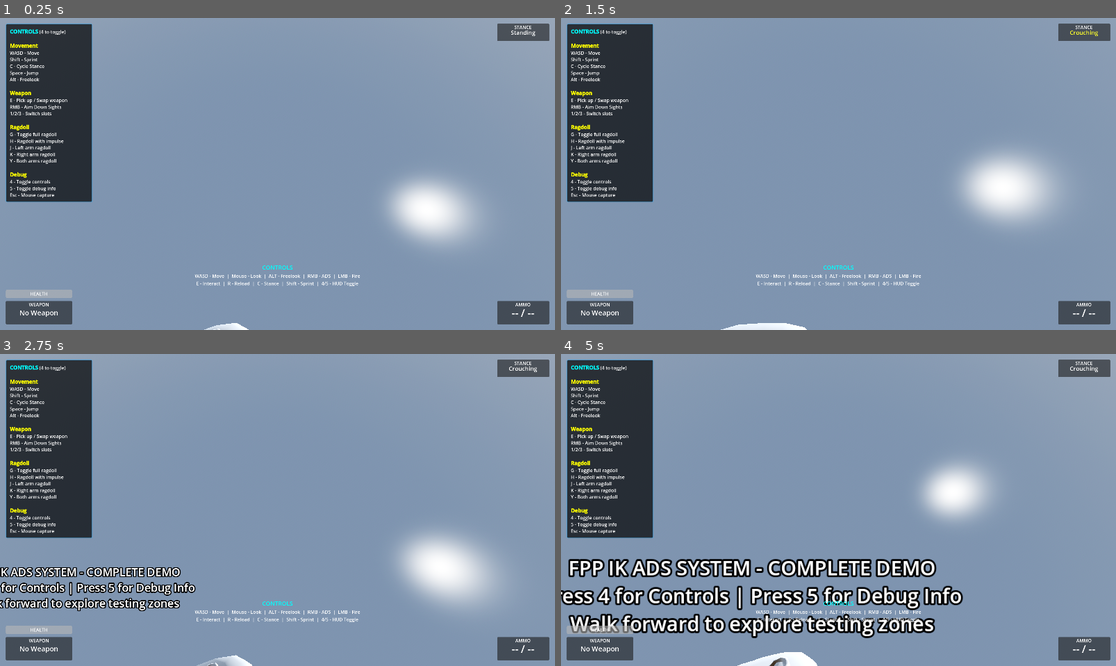
Above: before the commit, frames 1-4 (two rows, left to right).
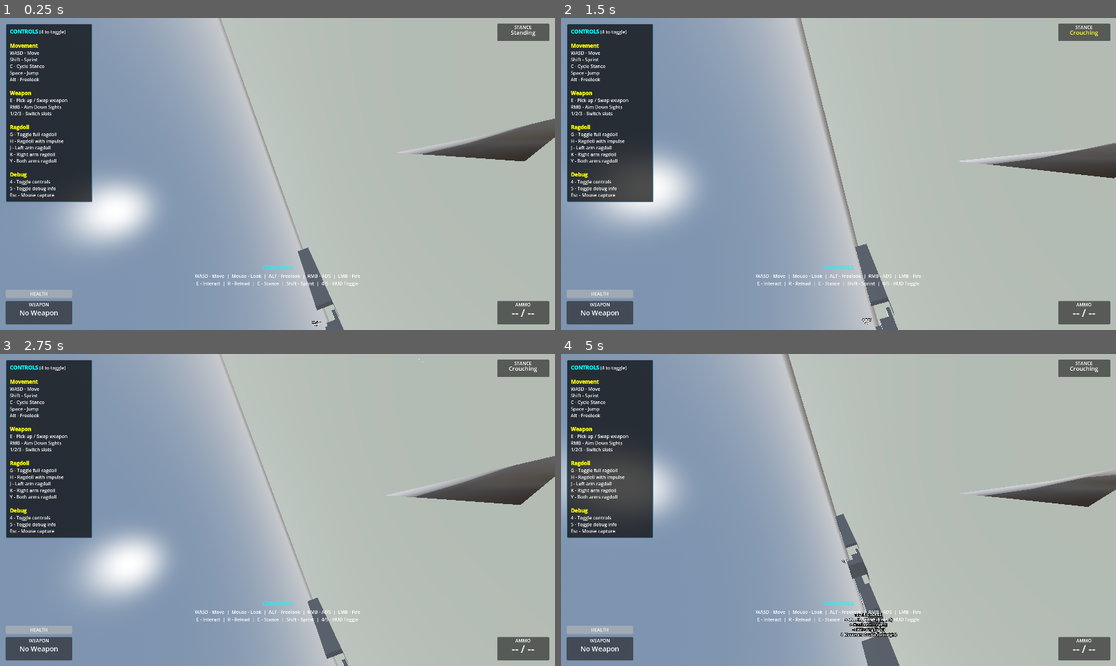
Above: after the commit, the same moments.

Repository: lmf-git/fpp-ik-ads
Game: Godot game, scene res://scenes/enhanced_demo.tscn
Two runs of this game, one before a commit and one after it. Both use one fixed random seed, a clock stepped at 60 frames per second and the inputs below.
Inputs (mouse positions are in pixels of both pictures, inside the frame that each line leads up to):
- Up to frame 1 (0.25 s): no input
- Up to frame 2 (1.5 s): tap Enter at 0.5 s; move the mouse to (866, 174) at 0.52 s; hold Right mouse button (aim_down_sights) 0.53-1.28 s; hold W (move_forward) from 0.53 s (still down); click (866, 174) at 0.67 s; tap Space (jump) at 0.77 s; move the mouse to (810, 174) at 1.27 s; tap C (crouch) at 1.35 s
- Up to frame 3 (2.75 s): keep holding W (move_forward); tap Space (jump) at 1.52 s; move the mouse to (288, 503) at 2.02 s; press the mouse at (288, 503) at 2.03 s
- Up to frame 4 (5 s): keep holding W (move_forward); move the mouse to (832, 516) at 2.77 s; release the mouse at (832, 516) at 2.78 s; tap Alt (freelook) at 2.85 s; click (832, 516) at 2.92 s; tap Space (jump) at 3.02, 3.77, 4.52 s; move the mouse to (877, 513) at 3.52 s; tap E (interact) at 3.6 s; move the mouse to (794, 506) at 4.27 s; tap Shift (sprint) at 4.35 s

The runs differ from the first frame. In frame 1, 61% of the frame differs, in the area x 9-100%, y 0-100%; in frame 2, 62%; in frame 3, 62%; in frame 4, 67%, in the area x 0-100%, y 0-100%.

Commit message:
Fix FPS camera orientation - rotate -90° around Y axis
Camera was looking up at sky and to the right. Applied -90° Y-axis rotation.

Transform: Transform3D(0, 0, -1, 0, 1, 0, 1, 0, 0, 0, 0.15, 0)

This transform:
- Right vector: [0, 0, -1] - points backward (rotated from default right)
- Up vector: [0, 1, 0] - points up (correct, matches world up)
- Forward vector: [1, 0, 0] - points right in world coords

Combined with head bone's non-standard orientation (pointing up) and
character model's 180° Y rotation, this should align camera to look
forward where character faces.

If this is still wrong, need to know:
1. What direction camera now faces
2. How mouse movement affects view
3. Whether world is right-side up

Diff:
--- a/scenes/character_skeleton_player_refactored.tscn
+++ b/scenes/character_skeleton_player_refactored.tscn
@@ -49,7 +49,7 @@
 
 [node name="FPSCamera" type="Camera3D" parent="CharacterModel/RootNode/Skeleton3D/HeadAttachment"]
 unique_name_in_owner = true
-transform = Transform3D(1, 0, 0, 0, 1, 0, 0, 0, 1, 0, 0.15, 0)
+transform = Transform3D(0, 0, -1, 0, 1, 0, 1, 0, 0, 0, 0.15, 0)
 
 [node name="InteractionRay" type="RayCast3D" parent="CharacterModel/RootNode/Skeleton3D/HeadAttachment/FPSCamera"]
 unique_name_in_owner = true
